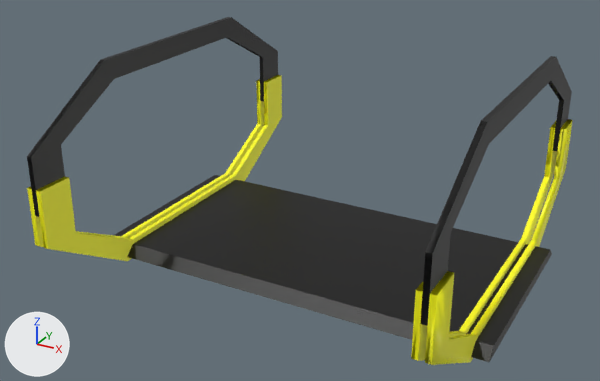
An edit to the Blender file assets/starter/starter.blend, drawn before and after from the same camera.
The view is the same before and after, from a 50 mm lens placed at (6.71, -13.32, 7.69), pointed at (-0.37, -0.45, 1.26). The axes (+X, +Y, +Z) are drawn at lower left. The lights are the same throughout.

Before the edit, the objects in view are built like this:
```python
ob_delimiter1 = bpy.data.objects.new('Delimiter1', me_plane_002)
ob_delimiter1.location = (3.45, 0.0, 0.9)
ob_delimiter1.rotation_euler = (0.0, 0.0, -0.436)  # degrees (0, 0, -25)
ob_delimiter2 = bpy.data.objects.new('Delimiter2', me_plane_003)
ob_delimiter2.location = (3.65, 0.0, 0.9)
ob_delimiter2.rotation_euler = (0.0, 0.0, -0.436)  # degrees (0, 0, -25)
ob_delimiter3 = bpy.data.objects.new('Delimiter3', me_plane_004)
ob_delimiter3.location = (-4.0, 0.0, 0.1)
ob_delimiter3.rotation_euler = (0.0, 0.0, -0.436)  # degrees (0, 0, -25)
ob_delimiter4 = bpy.data.objects.new('Delimiter4', me_plane_005)
ob_delimiter4.location = (-3.45, 0.0, 0.9)
ob_delimiter4.rotation_euler = (0.0, 0.0, -0.436)  # degrees (0, 0, -25)
ob_platform = bpy.data.objects.new('Platform', me_plane_024)
ob_platform.location = (-4.0, 0.0, -0.1)
ob_platform.rotation_euler = (0.0, 0.0, -0.436)  # degrees (0, 0, -25)
# also in view: 'TopBow1.001' at (3.55, 0.0, 2.65); 'TopBow1' at (-3.55, 0.0, 2.65)
```
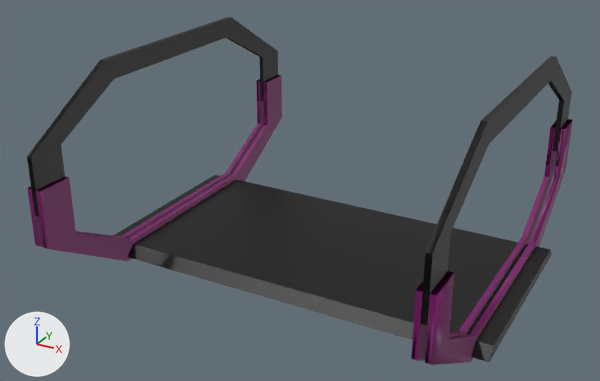
Where the change shows, as pixel boxes [x1, y1, x2, y2] in the pictures (600 x 381 px):
'Delimiter4', recoloured (yellow to purple): [36, 75, 282, 261] in both
'Delimiter2', recoloured (yellow to purple): [425, 119, 573, 365] in both
'Delimiter1', recoloured (yellow to purple): [411, 121, 557, 361] in both
'Delimiter3', recoloured (yellow to purple): [27, 79, 264, 247] in both

What changed in the scene script:
```text
Change mat_yellow:
    mat_yellow.base_color: (1.0, 1.0, 0.0) -> (0.184, 0.00152, 0.127)  # yellow #ffff00 -> dark purple #770564
```
